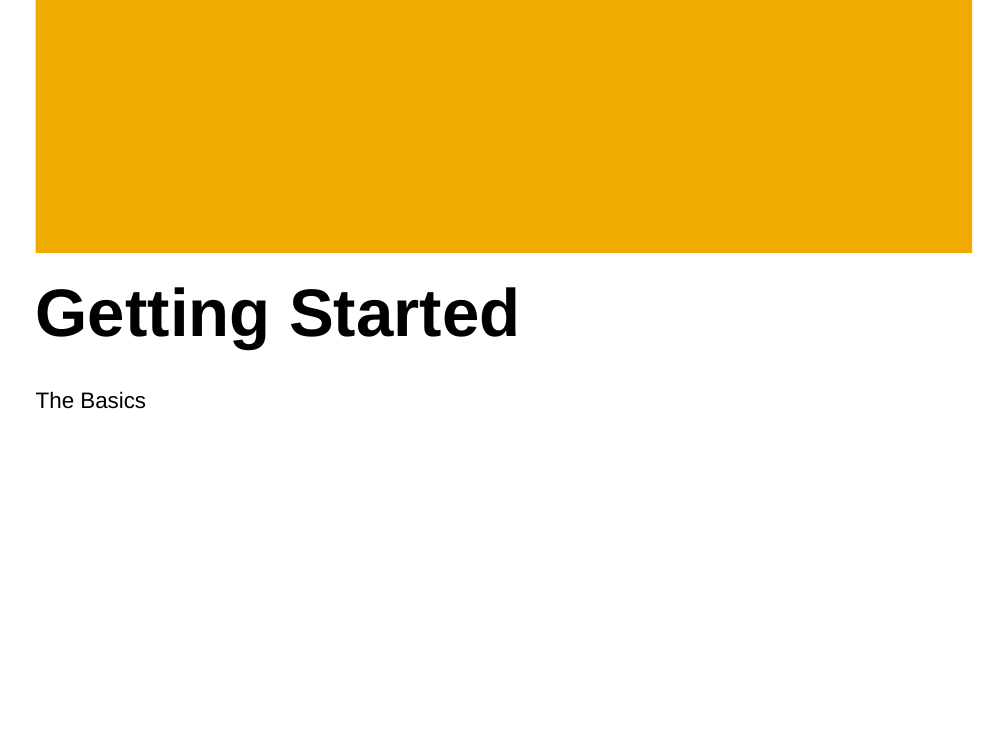
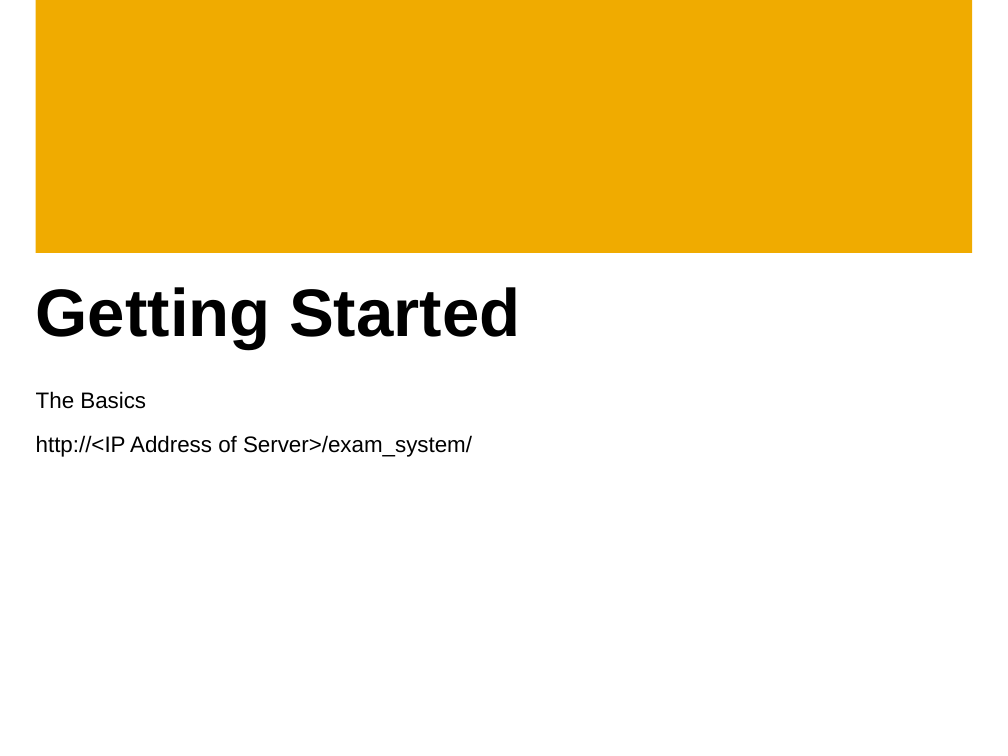
Before and after one commit to evanlouie/EXAM_system, a slide deck: slide 3 of The Exam System - User Guide.pptx. Drawn at 1008x756 pixels with LibreOffice and Linux fonts; fonts in the diff are those of the drawing; background and template pictures are left out. Boxes give left, top, right and bottom in pixels: in the first picture for what was removed or moved away, otherwise in the second. Text is boxed around its words. In the diff, an @@ line names an element or a change of style, - is before the commit and + after.

```diff
--- a/The Exam System - User Guide.pptx
+++ b/The Exam System - User Guide.pptx
@@ text at [36,435,472,457]: paragraph added @@
+http://<IP Address of Server>/exam_system/
```
Also in this commit, not shown: 8 other slides changed, 2 slides added, 3 other files.
